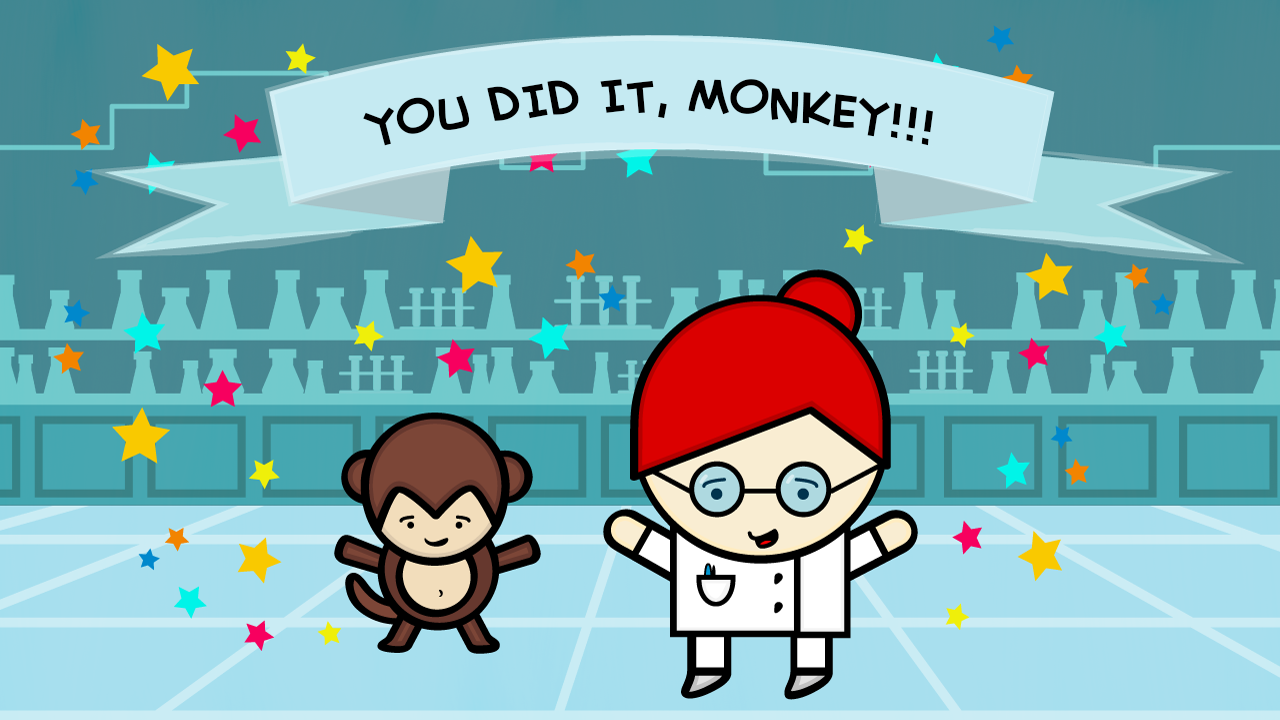
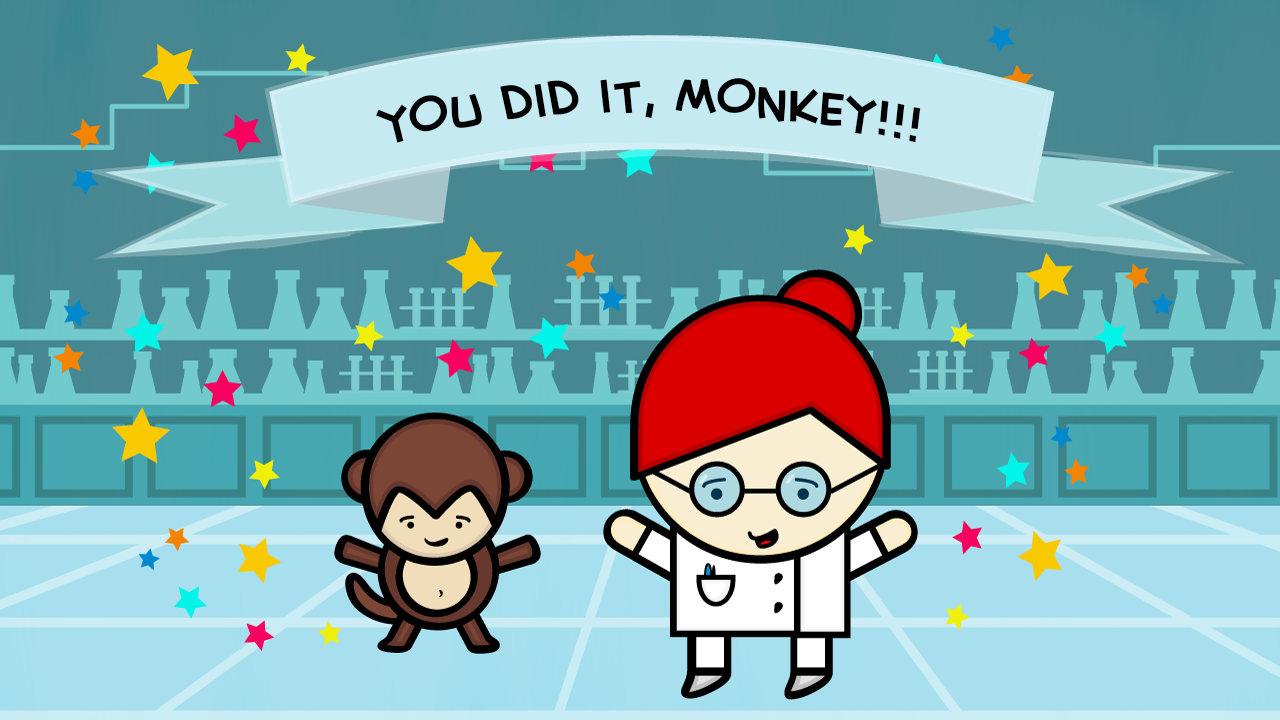
Revision of a layered (1280, 720) image; what changed, layer by layer:
renamed "YOU DID IT, MONKEY!!!" to "YOU DiD iT, MONKEY!!!", painted on it over left=363, top=78, right=933, bottom=146
hid "Background" over left=363, top=78, right=933, bottom=146
